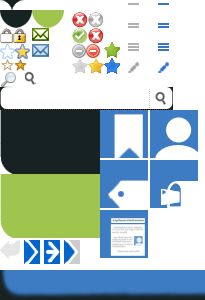
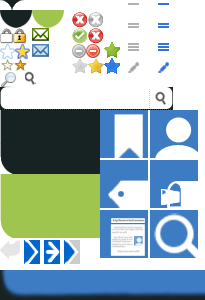
Before/after of a 205×300 layered artwork. What changed in the layer stack:
added group "Search" with 2 layers in group "Section Images" over (150, 210, 198, 258)
added layer "Shape 12" in group "Search" over (154, 213, 198, 258)
added layer "Shape 2 copy 3" in group "Search" over (150, 210, 198, 258)
